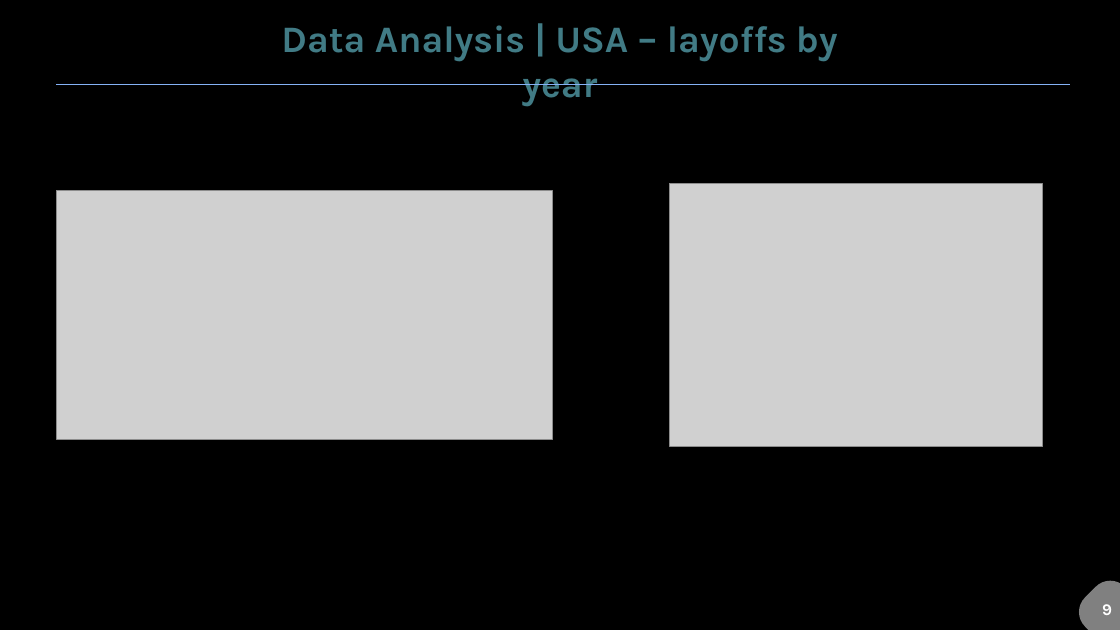
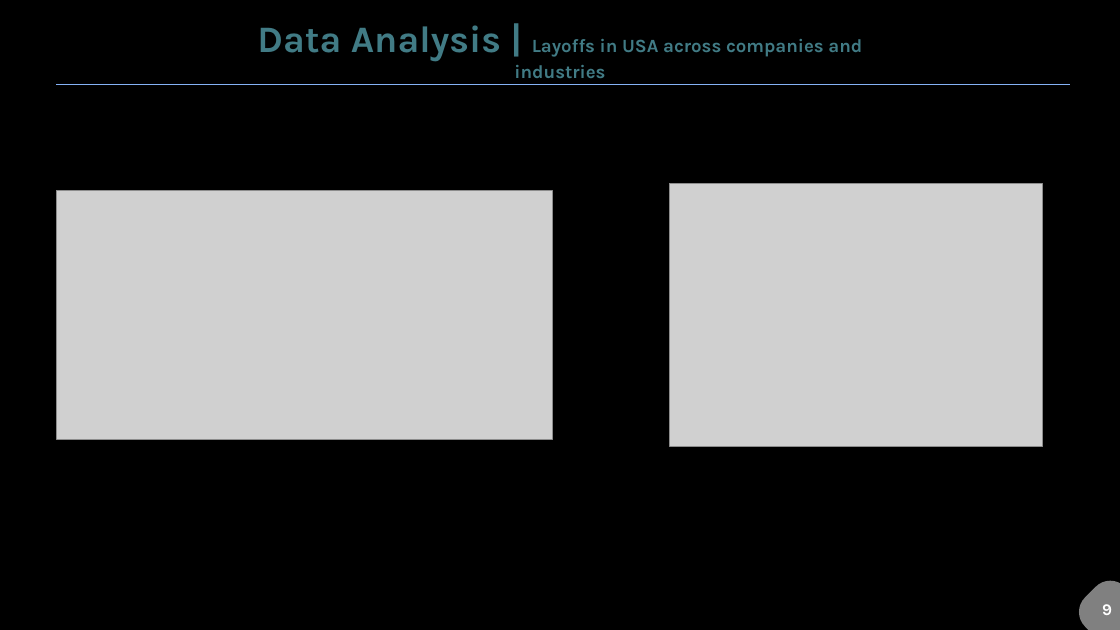
Before and after one commit to nidhi0684/Project1-Layoffs-Analysis, a slide deck: slide 9 of NidhiOjha-Project1-Covid19_Layoffs.pptx. Drawn at 1120x630 pixels with LibreOffice and Linux fonts; fonts in the diff are those of the drawing; grey boxes stand for pictures. Boxes give left, top, right and bottom in pixels: in the first picture for what was removed or moved away, otherwise in the second. Text is boxed around its words. In the diff, an @@ line names an element or a change of style, - is before the commit and + after.

```diff
--- a/NidhiOjha-Project1-Covid19_Layoffs.pptx
+++ b/NidhiOjha-Project1-Covid19_Layoffs.pptx
@@ text at bbox=[257, 25, 862, 78]: text changed; size 32 to 16 pt @@
-Data Analysis | USA – layoffs by year
+Data Analysis | Layoffs in USA across companies and industries
```
Also in this commit, not shown: 4 other slides changed.
